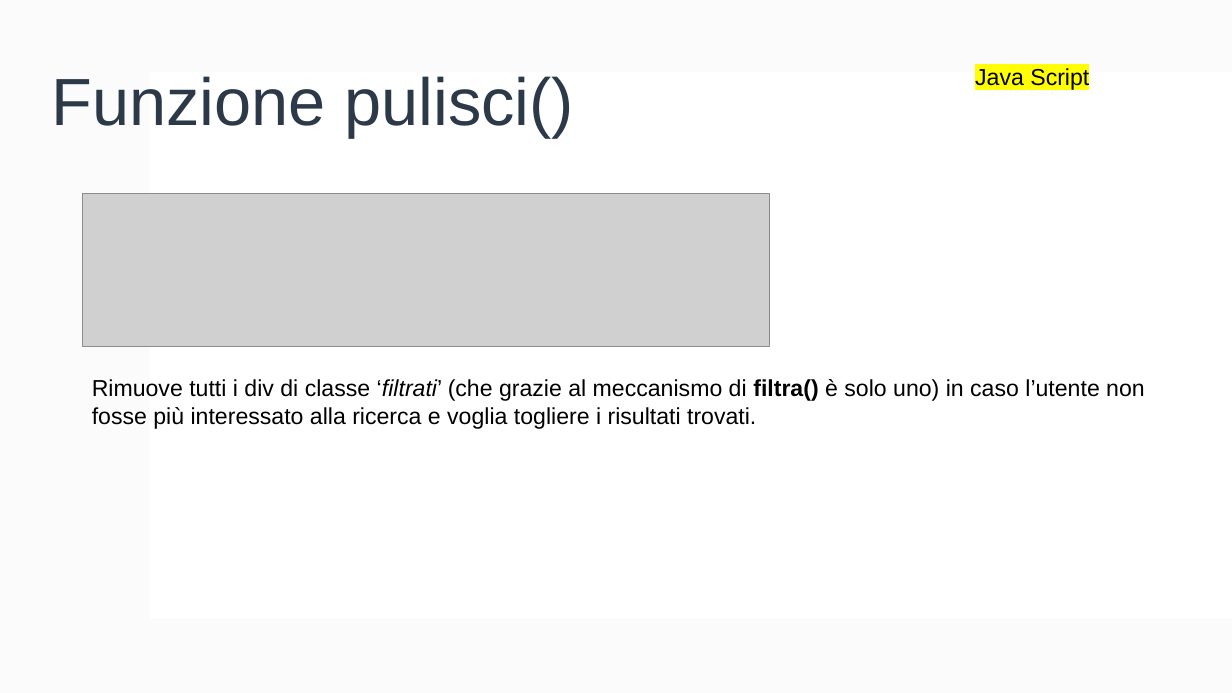
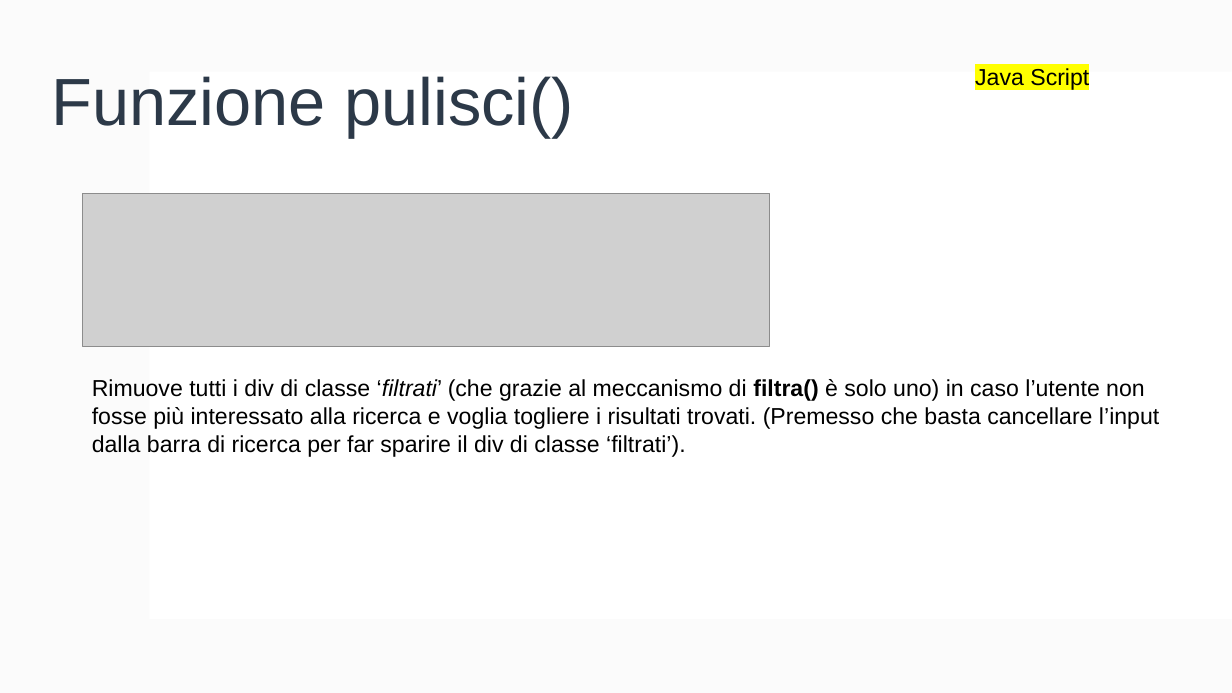
Before and after one commit to FrancescoCt/mhw2, a slide deck: slide 17 of mhw2.pptx. Drawn at 1232x693 pixels with LibreOffice and Linux fonts; fonts in the diff are those of the drawing; grey boxes stand for pictures. Boxes give left, top, right and bottom in pixels: in the first picture for what was removed or moved away, otherwise in the second. Text is boxed around its words. In the diff, an @@ line names an element or a change of style, - is before the commit and + after.

```diff
--- a/mhw2.pptx
+++ b/mhw2.pptx
@@ text at (92, 379, 1159, 457): text changed @@
-Rimuove tutti i div di classe ‘filtrati’ (che grazie al meccanismo di filtra() è solo uno) in caso l’utente non fosse più interessato alla ricerca e voglia togliere i risultati trovati.
+Rimuove tutti i div di classe ‘filtrati’ (che grazie al meccanismo di filtra() è solo uno) in caso l’utente non fosse più interessato alla ricerca e voglia togliere i risultati trovati. (Premesso che basta cancellare l’input dalla barra di ricerca per far sparire il div di classe ‘filtrati’).
```
Also in this commit, not shown: 1 other slide changed.
